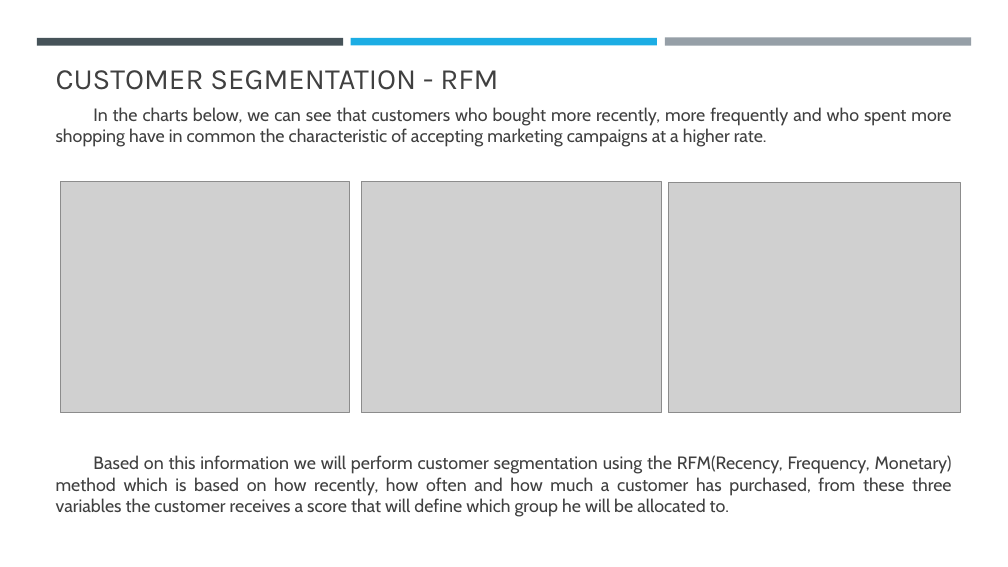
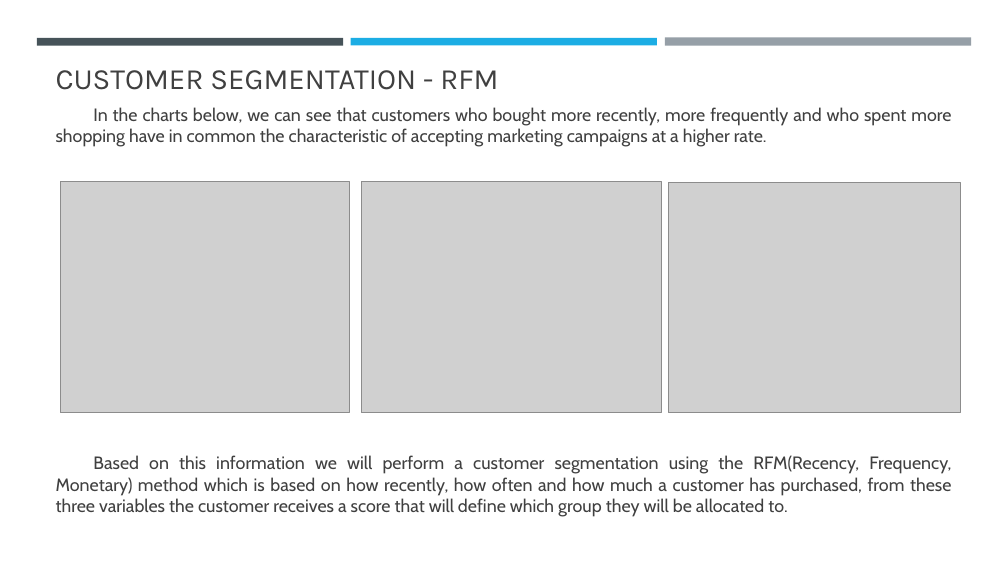
Before and after one commit to fpmacedo/ifood_data_analyst_test, a slide deck: slide 5 of iFood Data Business Analyst Case.pptx (slide 6 before the commit). Drawn at 1008x567 pixels with LibreOffice and Linux fonts; fonts in the diff are those of the drawing; grey boxes stand for pictures. Boxes give left, top, right and bottom in pixels: in the first picture for what was removed or moved away, otherwise in the second. Text is boxed around its words. In the diff, an @@ line names an element or a change of style, - is before the commit and + after.

```diff
--- a/iFood Data Business Analyst Case.pptx
+++ b/iFood Data Business Analyst Case.pptx
@@ text at <box>56,455,951,517</box>: text changed @@
-Based on this information we will perform customer segmentation using the RFM(Recency, Frequency, Monetary) method which is based on how recently, how often and how much a customer has purchased, from these three variables the customer receives a score that will define which group he will be allocated to.
+Based on this information we will perform a customer segmentation using the RFM(Recency, Frequency, Monetary) method which is based on how recently, how often and how much a customer has purchased, from these three variables the customer receives a score that will define which group they will be allocated to.
```
Also in this commit, not shown: 6 other slides changed, 1 slide added, 2 slides removed, 2 other files.
